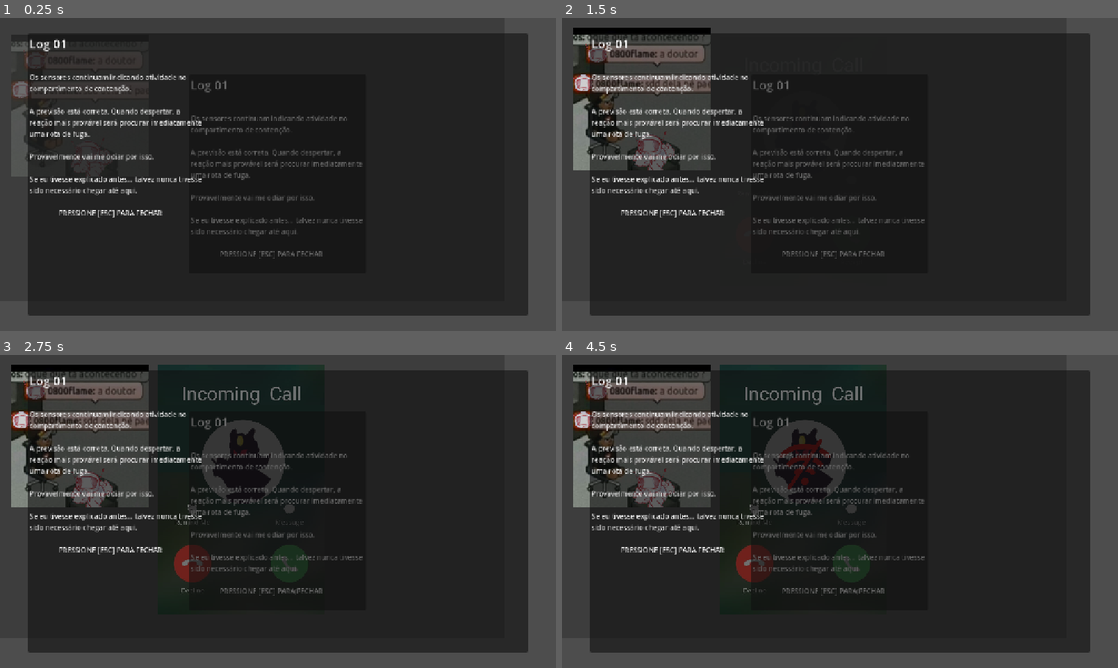
Above: before the commit, frames 1-4 (two rows, left to right).
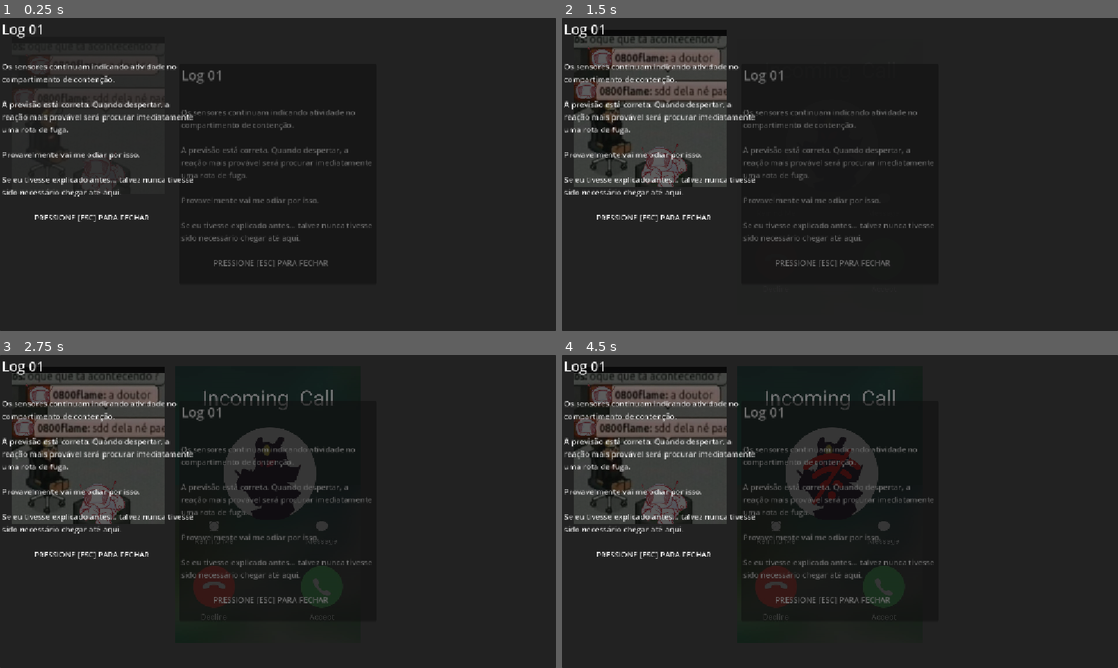
Above: after the commit, the same moments.

Repository: Nickashu/Laje-2026-Grupo-Verde
Game: Godot game, scene res://cenas/cutscene.tscn
The game is run twice, just before and just after one commit, with the same random seed, the same clock (stepped at 60 frames per second) and the same inputs. This scene is started directly instead of the project's main scene. The engine's default icon, where the game draws it, is replaced by a stand-in: a white triangle on a blue panel in a dark square. Sound files missing from this copy of the repository are replaced by a short silence.
Inputs (mouse positions are in pixels of both pictures, inside the frame that each line leads up to):
- Up to frame 1 (0.25 s): no input
- Up to frame 2 (1.5 s): tap Enter (ui_accept) at 0.5, 0.77, 1.25 s; move the mouse to (962, 158) at 0.52 s; hold Right (ui_right) 0.53-1.28 s; click (962, 158) at 0.6 s; move the mouse to (728, 190) at 1.27 s; hold Down (ui_down) from 1.28 s (still down); tap E (interagir) at 1.35 s
- Up to frame 3 (2.75 s): tap Enter (ui_accept) at 1.52 s; move the mouse to (333, 442) at 2.02 s; release Down (ui_down) at 2.03 s; hold Right (ui_right) from 2.03 s (still down); hold T (troca_de_modo) from 2.03 s (still down)
- Up to frame 4 (4.5 s): tap Enter (ui_accept) at 2.75, 3.02, 3.5, 3.77, 4.25 s; move the mouse to (812, 574) at 2.77 s; release Right (ui_right) at 2.78 s; release T (troca_de_modo) at 2.78 s; hold Up (ui_up) 2.78-3.53 s; tap R at 2.85 s; click (812, 574) at 2.92 s; move the mouse to (1006, 558) at 3.52 s; hold Left (ui_left) from 3.53 s (still down); click (1006, 558) at 3.6 s; move the mouse to (673, 464) at 4.27 s; tap E (interagir) at 4.35 s

The runs differ from the first frame. In frame 1, 25% of the frame differs, in the area x 0-100%, y 0-100%; in frame 2, 29%; in frame 3, 34%; in frame 4, 34%.

Commit message:
fix: Ajustando botões do menu e adicionando transição para cutscene inicial

Diff:
--- a/cenas/cutscene.tscn
+++ b/cenas/cutscene.tscn
@@ -1,10 +1,11 @@
 [gd_scene format=3 uid="uid://c7ei86h2tqywl"]
 
-[ext_resource type="Script" uid="uid://50i1ly3bmlf7" path="res://scripts/cutscene.gd" id="1_8dw4w"]
+[ext_resource type="Script" path="res://scripts/cutscene.gd" id="1_8dw4w"]
 [ext_resource type="Texture2D" uid="uid://c8wr81c74x15f" path="res://assets/cutscene provisória/cutscene1.png" id="1_vheyj"]
 [ext_resource type="Texture2D" uid="uid://c7vinndrj4bym" path="res://assets/cutscene provisória/cutscene2.png" id="2_xinj7"]
 [ext_resource type="Texture2D" uid="uid://m6yfr03vhodd" path="res://assets/cutscene provisória/cutscene3.png" id="3_8dw4w"]
 [ext_resource type="Texture2D" uid="uid://c7wx5vmxnybh7" path="res://assets/cutscene provisória/cutscene4.png" id="4_8ug67"]
+[ext_resource type="PackedScene" uid="uid://coif6fgu27xtc" path="res://cenas/transição.tscn" id="6_8ug67"]
 
 [sub_resource type="Animation" id="Animation_a8hyk"]
 length = 0.001
@@ -221,3 +222,5 @@
 position = Vector2(950, 439.99997)
 scale = Vector2(0.645, 0.645)
 texture = ExtResource("4_8ug67")
+
+[node name="Transição" parent="." unique_id=1853033744 instance=ExtResource("6_8ug67")]
--- a/cenas/main_menu.tscn
+++ b/cenas/main_menu.tscn
@@ -13,20 +13,39 @@
 grow_vertical = 2
 script = ExtResource("1_06t4h")
 
-[node name="Play" type="Button" parent="." unique_id=2021794159]
-layout_mode = 0
-offset_left = 363.0
-offset_top = 138.0
-offset_right = 773.0
-offset_bottom = 241.0
+[node name="ColorRect" type="ColorRect" parent="." unique_id=1745567645]
+layout_mode = 1
+anchors_preset = 15
+anchor_right = 1.0
+anchor_bottom = 1.0
+grow_horizontal = 2
+grow_vertical = 2
+color = Color(1, 1, 1, 0)
+
+[node name="VBoxContainer" type="VBoxContainer" parent="." unique_id=1751641874]
+layout_mode = 1
+anchors_preset = 8
+anchor_left = 0.5
+anchor_top = 0.5
+anchor_right = 0.5
+anchor_bottom = 0.5
+offset_left = -254.0
+offset_top = -293.0
+offset_right = 254.0
+offset_bottom = 293.0
+grow_horizontal = 2
+grow_vertical = 2
+theme_override_constants/separation = 100
+alignment = 1
+
+[node name="Play" type="Button" parent="VBoxContainer" unique_id=2021794159]
+custom_minimum_size = Vector2(0, 90)
+layout_mode = 2
 text = "Play"
 
-[node name="Quit" type="Button" parent="." unique_id=1939403526]
-layout_mode = 0
-offset_left = 364.0
-offset_top = 362.0
-offset_right = 772.0
-offset_bottom = 465.0
+[node name="Quit" type="Button" parent="VBoxContainer" unique_id=1939403526]
+custom_minimum_size = Vector2(0, 90)
+layout_mode = 2
 text = "Quit"
 
 [node name="AudioStreamPlayer2D" type="AudioStreamPlayer2D" parent="." unique_id=1641024993]
@@ -34,5 +53,5 @@
 
 [node name="Transição" parent="." unique_id=1853033744 instance=ExtResource("3_6r73n")]
 
-[connection signal="pressed" from="Play" to="." method="_on_play_pressed"]
-[connection signal="pressed" from="Quit" to="." method="_on_quit_pressed"]
+[connection signal="pressed" from="VBoxContainer/Play" to="." method="_on_play_pressed"]
+[connection signal="pressed" from="VBoxContainer/Quit" to="." method="_on_quit_pressed"]
--- a/project.godot
+++ b/project.godot
@@ -11,7 +11,7 @@
 [application]
 
 config/name="Jogo_Grupo_Verde"
-run/main_scene="uid://bb7321ojalvca"
+run/main_scene="uid://th13sjrgss2l"
 config/features=PackedStringArray("4.6", "Forward Plus")
 config/icon="res://assets/icon.svg"
 
@@ -25,8 +25,6 @@
 
 [display]
 
-window/size/viewport_width=1280
-window/size/viewport_height=720
 window/stretch/mode="canvas_items"
 window/snap/snap_2d_transforms_to_pixel=false
 window/canvas_textures/default_texture_filter=1
--- a/scripts/cutscene.gd
+++ b/scripts/cutscene.gd
@@ -1,10 +1,12 @@
 extends Node2D
 
 @onready var animation_player = $AnimationPlayer
+@onready var transicao = $"Transição"
+
 var play = false
 # Called when the node enters the scene tree for the first time.
 func _ready() -> void:
 	play = true
 	animation_player.play("cinematic")
 	await animation_player.animation_finished
-	Transição.load_scene("res://cenas/cena_teste.tscn")
+	transicao.load_scene("res://cenas/cena_teste.tscn")
--- a/scripts/main_menu.gd
+++ b/scripts/main_menu.gd
@@ -5,7 +5,7 @@
 
 func _on_play_pressed() -> void:
 	select.play()
-	transicao.load_scene("res://cenas/cena_teste.tscn")
+	transicao.load_scene("res://cenas/cutscene.tscn")
 
 func _on_quit_pressed() -> void:
 	select.play()
